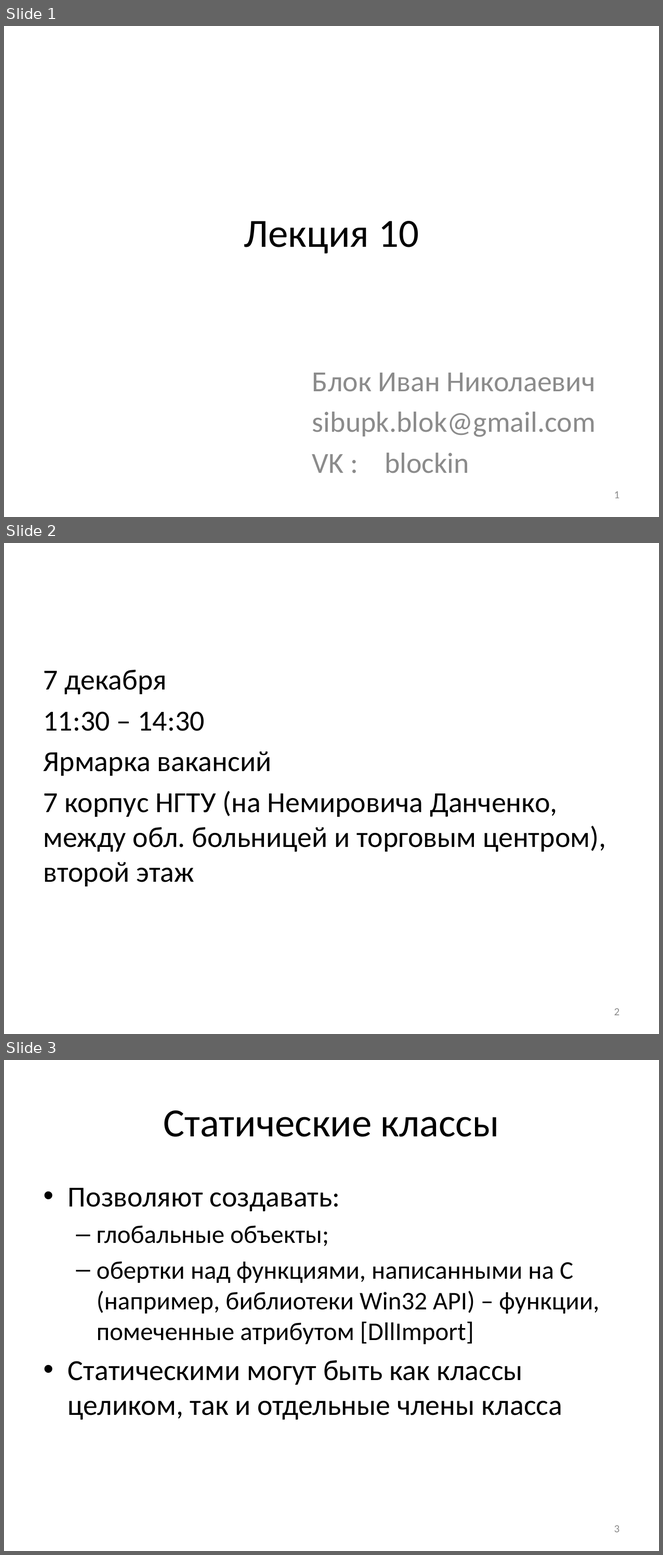
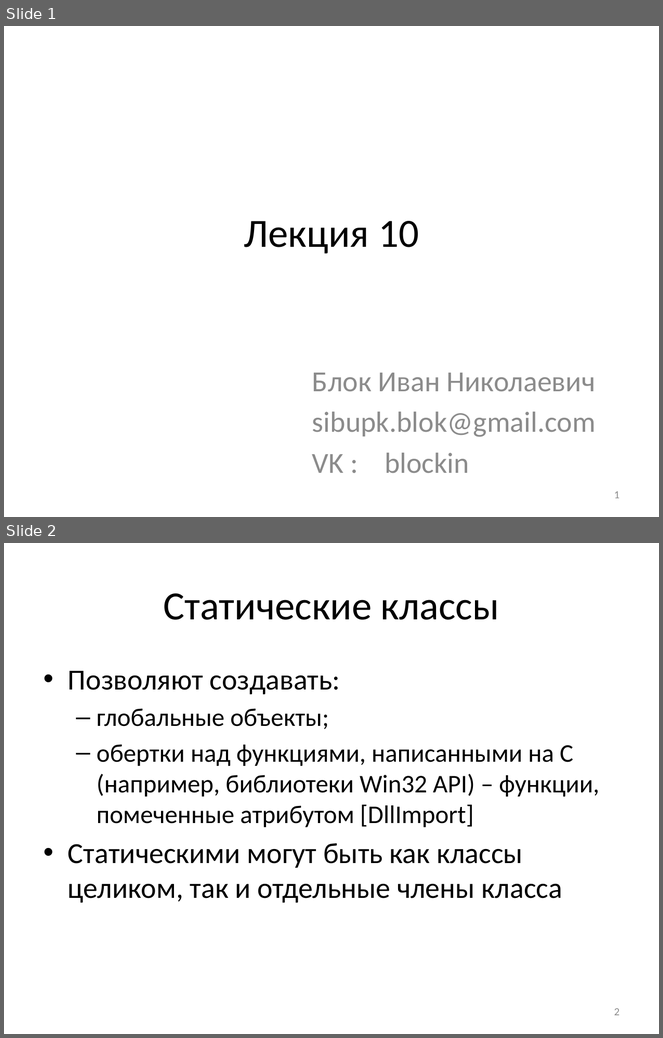
Before and after one commit to blockin90/lec_prog, a slide deck: Лекция 10 - статические классы, операторы.pptx. Shown one above the other, each under a label of ours: slides 1, 2 and 3 before the commit, slides 1 and 2 after it. The pictures are 663x1555 and 663x1038 pixels, drawn with LibreOffice and Linux fonts; fonts in the diff are those of the drawing. Boxes give left, top, right and bottom in pixels: in the first picture for what was removed or moved away, otherwise in the second. Text is boxed around its words. In the diff, an @@ line names an element or a change of style, - is before the commit and + after.

Commit message:
Из ЛР 10 убрана информация о уже прошедшем мероприятии

```diff
--- a/Лекция 10 - статические классы, операторы.pptx
+++ b/Лекция 10 - статические классы, операторы.pptx
@@ slide 2 removed at (4, 543, 659, 1034), background #FFFFFF @@
@@ text removed at (44, 670, 606, 887) @@
-7 декабря
-11:30 – 14:30
-Ярмарка вакансий
-7 корпус НГТУ (на Немировича Данченко, между обл. больницей и торговым центром), второй этаж
@@ page number removed at (614, 1008, 620, 1016) @@
-2
@@ what was slide 3 is now slide 2 @@
@@ page number at (614, 1008, 620, 1016): text changed @@
-3
+2
```
